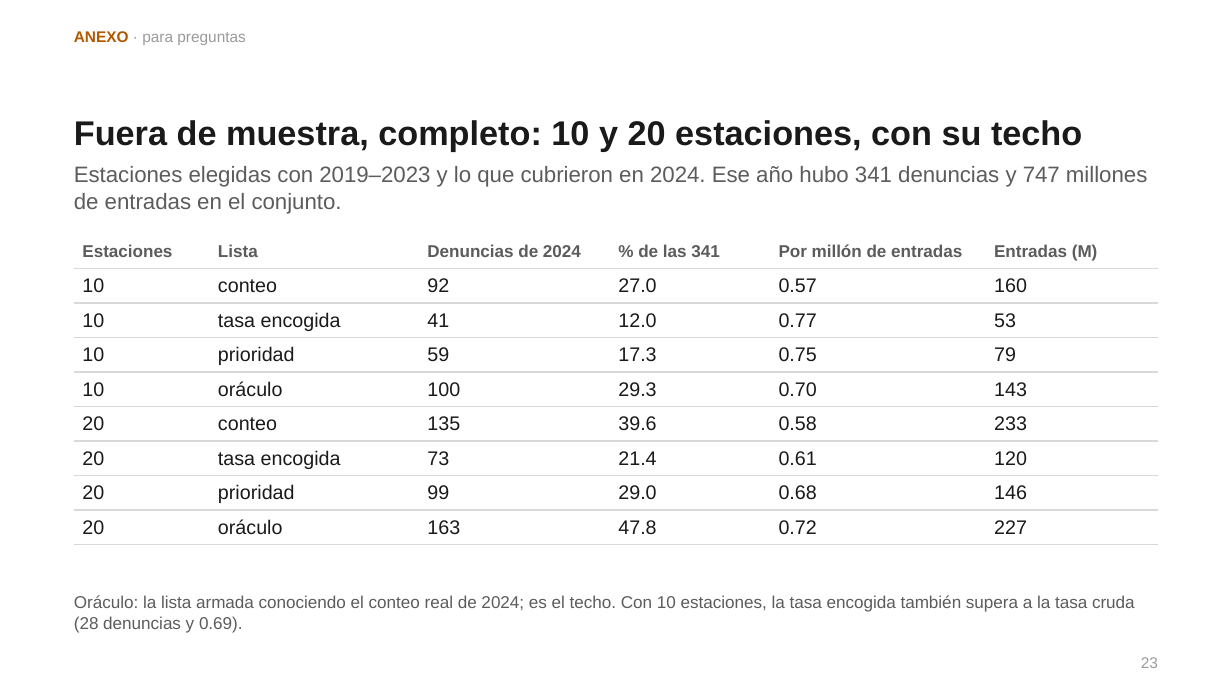
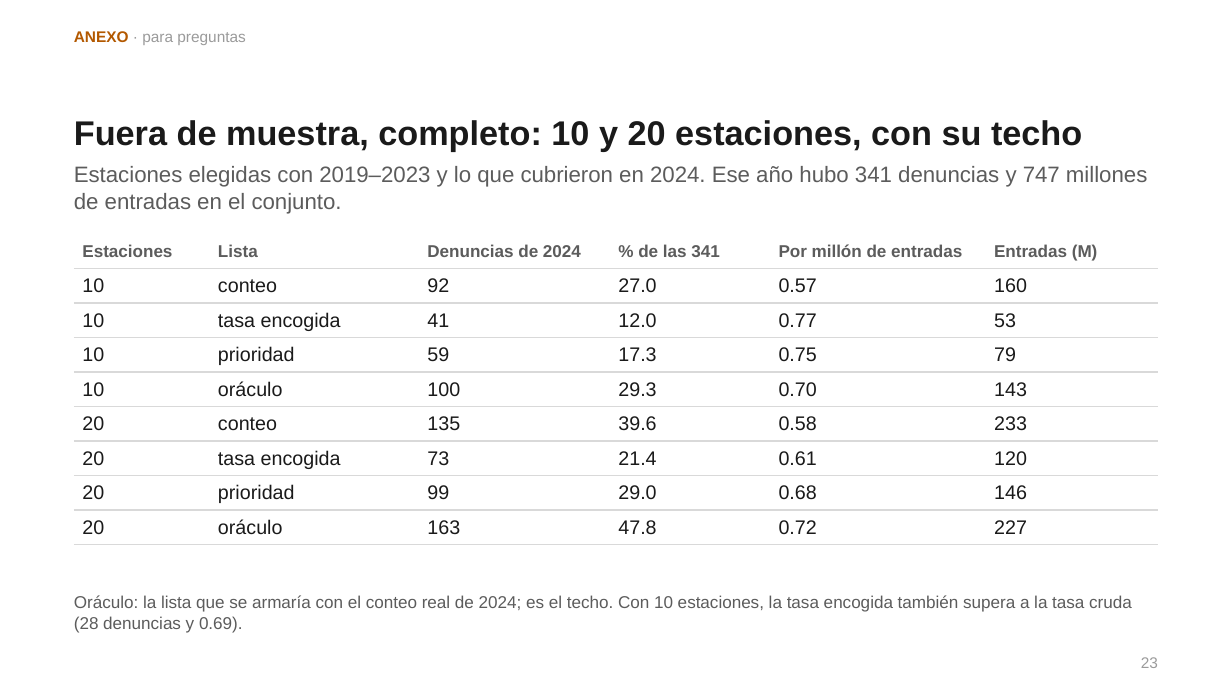
Before and after one commit to sebastiancordoba/caso-inseguridad-cdmx, a slide deck: slide 23 of docs/presentacion/presentacion.pptx. Drawn at 1232x693 pixels with LibreOffice and Linux fonts; fonts in the diff are those of the drawing. Boxes give left, top, right and bottom in pixels: in the first picture for what was removed or moved away, otherwise in the second. Text is boxed around its words. In the diff, an @@ line names an element or a change of style, - is before the commit and + after.

```diff
--- a/docs/presentacion/presentacion.pptx
+++ b/docs/presentacion/presentacion.pptx
@@ text at <box>74,595,1132,633</box>: text changed @@
-Oráculo: la lista armada conociendo el conteo real de 2024; es el techo. Con 10 estaciones, la tasa encogida también supera a la tasa cruda (28 denuncias y 0.69).
+Oráculo: la lista que se armaría con el conteo real de 2024; es el techo. Con 10 estaciones, la tasa encogida también supera a la tasa cruda (28 denuncias y 0.69).
```
Also in this commit, not shown: 5 other slides changed, 6 other files.
